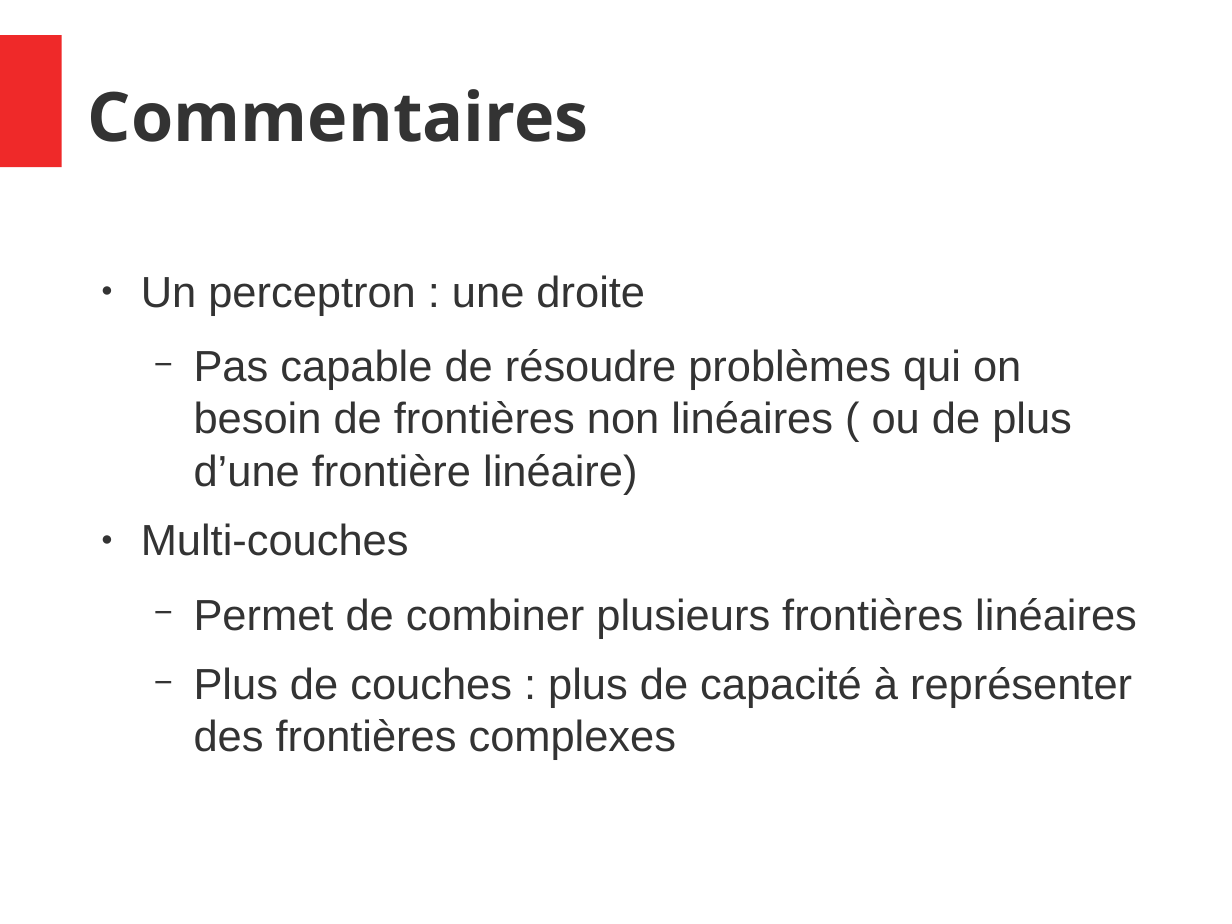
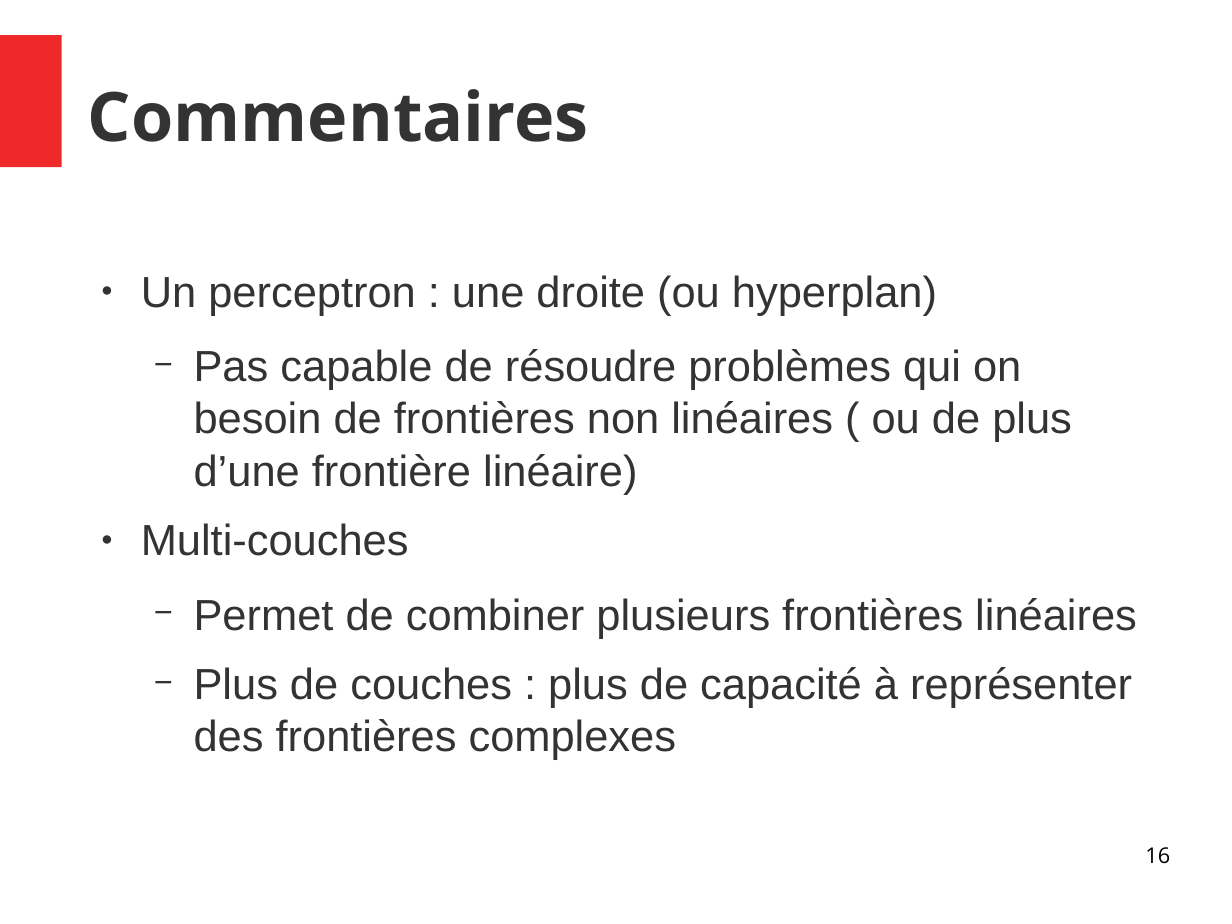
Before and after one commit to thalitadru/CoursNNDL, a slide deck: slide 16 of cours.odp. Drawn at 1232x924 pixels with LibreOffice and Linux fonts; fonts in the diff are those of the drawing. Boxes give left, top, right and bottom in pixels: in the first picture for what was removed or moved away, otherwise in the second. Text is boxed around its words. In the diff, an @@ line names an element or a change of style, - is before the commit and + after.

```diff
--- a/cours.odp
+++ b/cours.odp
@@ text at [141,275,937,316]: text changed @@
-● Un perceptron : une droite
+● Un perceptron : une droite (ou hyperplan)
@@ page number added at [1145,847,1170,864], 14 pt, text #000000 @@
+16
```
Also in this commit, not shown: 32 other slides changed.
